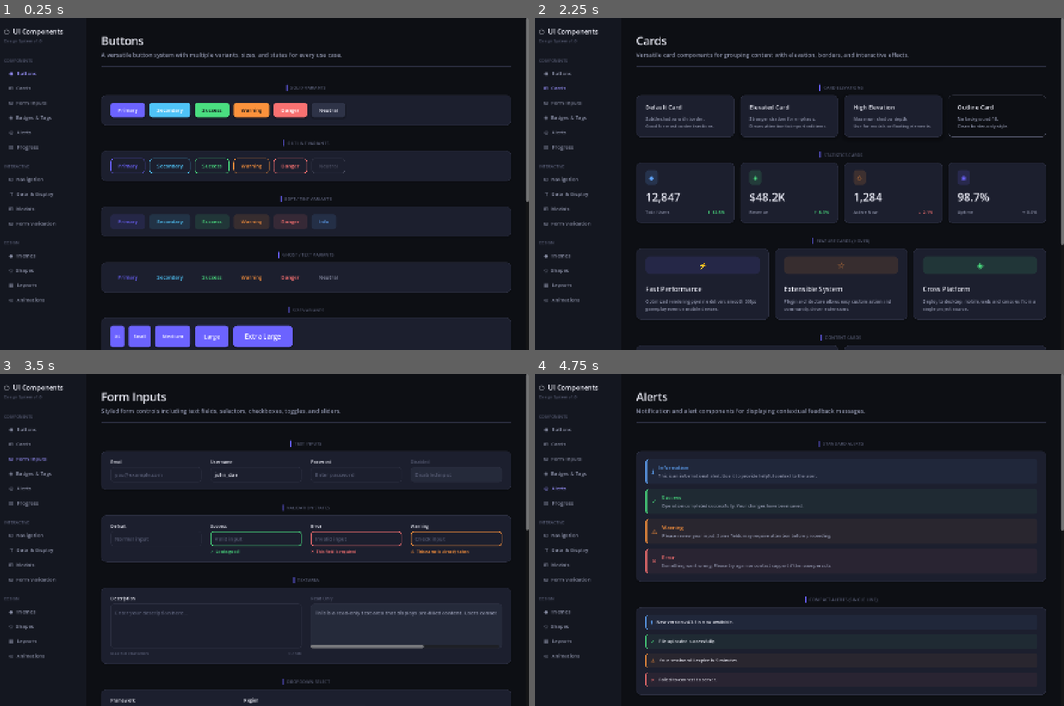
Above: before the commit, frames 1-4 (two rows, left to right).
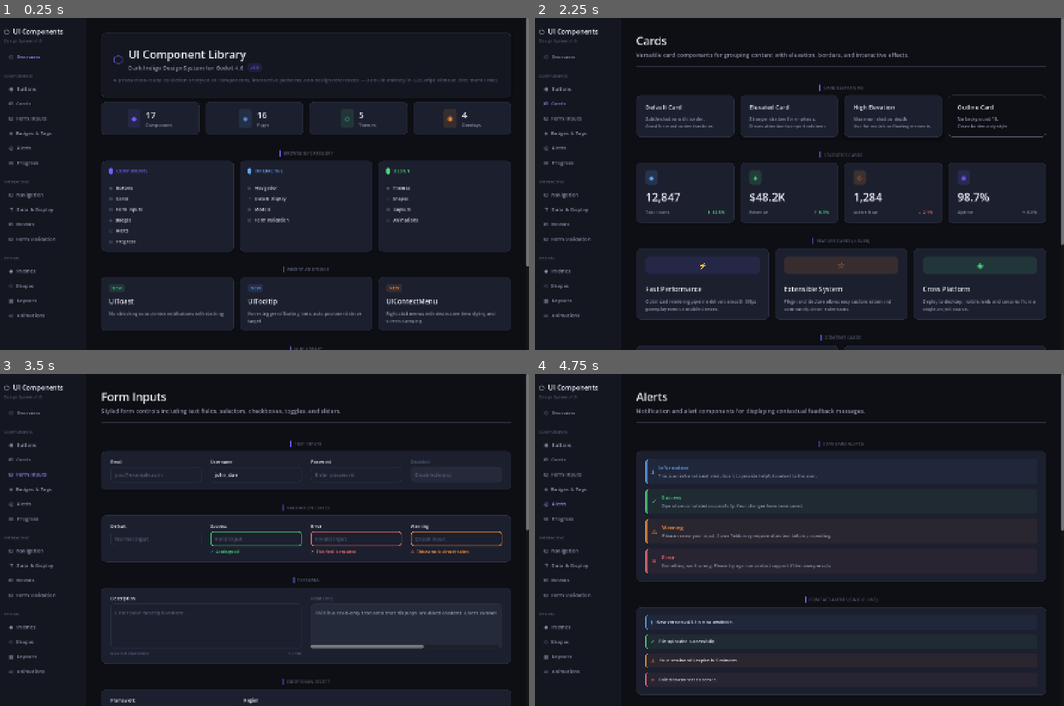
Above: after the commit, the same moments.

Repository: Cai-ki/godot-component-library
Game: Godot game, scene res://scenes/main.tscn
Two runs of this game, one before a commit and one after it. Both use one fixed random seed, a clock stepped at 60 frames per second and the inputs below.
Inputs (mouse positions are in pixels of both pictures, inside the frame that each line leads up to):
- Up to frame 1 (0.25 s): no input
- Up to frame 2 (2.25 s): click "◉ Buttons" at 0.5 s; click (577, 57) at 1.25 s, where only the run after the commit has a clickable "⬡ Overview"; click "⊞ Cards" at 2 s
- Up to frame 3 (3.5 s): click "⊟ Form Inputs" at 2.75 s
- Up to frame 4 (4.75 s): click "◈ Badges & Tags" at 3.5 s; click "◎ Alerts" at 4.25 s

The runs differ from the first frame. In frame 1, 35% of the frame differs, in the area x 0-100%, y 4-100%; in frame 2, 1.0%; in frame 3, 1.0%; in frame 4, 1.0%.

Commit message:
feat: add Home/Overview landing page as default entry
Hero section with project title and version badge, 4 stat cards
(Components/Pages/Themes/Overlays), 3-column category browser listing
all 16 pages, Recent Additions cards for new overlay components, and
Quick Start code snippet showing import workflow. Sidebar gets a new
Overview nav item at the top; app defaults to home instead of buttons.

Diff:
--- a/scripts/main.gd
+++ b/scripts/main.gd
@@ -1,13 +1,13 @@
 extends Node
 
-var current_page: String = "buttons"
+var current_page: String = "home"
 var nav_buttons: Dictionary = {}
 var content_container: VBoxContainer
 
 
 func _ready() -> void:
 	_build_shell()
-	_navigate_to("buttons")
+	_navigate_to("home")
 
 
 # =============================================
@@ -67,7 +67,11 @@
 
 	# Logo area
 	_build_logo(vbox)
-	UI.spacer(vbox, 16)
+	UI.spacer(vbox, 12)
+
+	# Home
+	_add_nav_button(vbox, "home", "⬡  Overview")
+	UI.spacer(vbox, 4)
 
 	# Separator
 	UI.sep(vbox, 0)
@@ -223,6 +227,8 @@
 	# Load page
 	current_page = page_id
 	match page_id:
+		"home":
+			HomePage.new().build(content_container)
 		"buttons":
 			ButtonsPage.new().build(content_container)
 		"cards":
--- /dev/null
+++ b/scripts/pages/home_page.gd
@@ -0,0 +1,226 @@
+class_name HomePage
+extends RefCounted
+
+
+func build(parent: Control) -> void:
+	_hero(parent)
+	_stats(parent)
+	_categories(parent)
+	_recent(parent)
+	_quick_start(parent)
+
+
+# =============================================
+# HERO
+# =============================================
+
+func _hero(parent: Control) -> void:
+	var panel := PanelContainer.new()
+	panel.size_flags_horizontal = Control.SIZE_EXPAND_FILL
+	var ps := UI.style(
+		UITheme.SURFACE_1, UITheme.RADIUS_LG,
+		1, UITheme.BORDER, 8, Color(0, 0, 0, 0.2), Vector2(0, 4)
+	)
+	panel.add_theme_stylebox_override("panel", ps)
+	parent.add_child(panel)
+
+	var m := MarginContainer.new()
+	m.add_theme_constant_override("margin_left",   32)
+	m.add_theme_constant_override("margin_right",  32)
+	m.add_theme_constant_override("margin_top",    36)
+	m.add_theme_constant_override("margin_bottom", 36)
+	panel.add_child(m)
+
+	var v := VBoxContainer.new()
+	v.add_theme_constant_override("separation", 12)
+	m.add_child(v)
+
+	# Title row
+	var title_row := HBoxContainer.new()
+	title_row.add_theme_constant_override("separation", 14)
+	title_row.alignment = BoxContainer.ALIGNMENT_CENTER
+	v.add_child(title_row)
+
+	var icon := UI.label("⬡", UITheme.FONT_3XL, UITheme.PRIMARY)
+	title_row.add_child(icon)
+
+	var title_v := VBoxContainer.new()
+	title_v.add_theme_constant_override("separation", 4)
+	title_row.add_child(title_v)
+	title_v.add_child(UI.label("UI Component Library", UITheme.FONT_3XL, UITheme.TEXT_PRIMARY))
+
+	var sub_row := HBoxContainer.new()
+	sub_row.add_theme_constant_override("separation", 10)
+	title_v.add_child(sub_row)
+	sub_row.add_child(UI.label("Dark Indigo Design System for Godot 4.6", UITheme.FONT_BASE, UITheme.TEXT_SECONDARY))
+	UI.soft_badge(sub_row, "v2.0", UITheme.PRIMARY, UITheme.RADIUS_PILL, 10, 3, UITheme.FONT_XS)
+
+	UI.h_expand(title_row)
+
+	# Description
+	var desc := UI.label(
+		"A production-ready collection of styled UI components, interactive patterns, "
+		+ "and design references — all built entirely in GDScript without .tres theme files.",
+		UITheme.FONT_MD, UITheme.TEXT_MUTED
+	)
+	desc.autowrap_mode = TextServer.AUTOWRAP_WORD
+	desc.horizontal_alignment = HORIZONTAL_ALIGNMENT_CENTER
+	v.add_child(desc)
+
+
+# =============================================
+# STATS
+# =============================================
+
+func _stats(parent: Control) -> void:
+	var row := UI.hbox(parent, 16)
+
+	_stat(row, "17", "Components",  UITheme.PRIMARY, "◆")
+	_stat(row, "16", "Pages",       UITheme.INFO,    "◈")
+	_stat(row, "5",  "Themes",      UITheme.SUCCESS, "◇")
+	_stat(row, "4",  "Overlays",    UITheme.WARNING, "◉")
+
+
+func _stat(parent: Control, value: String, label: String, color: Color, icon: String) -> void:
+	var card_v := UI.card(parent, 20, 18)
+
+	var h := HBoxContainer.new()
+	h.add_theme_constant_override("separation", 14)
+	h.alignment = BoxContainer.ALIGNMENT_CENTER
+	card_v.add_child(h)
+
+	# Icon chip
+	var chip := PanelContainer.new()
+	chip.add_theme_stylebox_override("panel", UI.style(
+		Color(color.r, color.g, color.b, 0.12), UITheme.RADIUS_MD,
+		0, Color.TRANSPARENT, 0, Color.TRANSPARENT, Vector2.ZERO, 10, 10
+	))
+	h.add_child(chip)
+	var cc := CenterContainer.new()
+	chip.add_child(cc)
+	cc.add_child(UI.label(icon, UITheme.FONT_LG, color))
+
+	# Value + label
+	var v := VBoxContainer.new()
+	v.add_theme_constant_override("separation", 2)
+	h.add_child(v)
+	v.add_child(UI.label(value, UITheme.FONT_2XL, UITheme.TEXT_PRIMARY))
+	v.add_child(UI.label(label, UITheme.FONT_SM, UITheme.TEXT_SECONDARY))
+
+
+# =============================================
+# CATEGORY OVERVIEW
+# =============================================
+
+func _categories(parent: Control) -> void:
+	UI.section(parent, "Browse by Category")
+	var row := UI.hbox(parent, 16)
+
+	_category_card(row, "COMPONENTS", UITheme.PRIMARY, [
+		["◉", "Buttons"],  ["⊞", "Cards"],      ["⊟", "Form Inputs"],
+		["◈", "Badges"],   ["◎", "Alerts"],      ["▤", "Progress"],
+	])
+	_category_card(row, "INTERACTIVE", UITheme.INFO, [
+		["⊡", "Navigation"],  ["⊤", "Data & Display"],
+		["⊞", "Modals"],      ["⊟", "Form Validation"],
+	])
+	_category_card(row, "DESIGN", UITheme.SUCCESS, [
+		["◆", "Themes"],    ["◇", "Shapes"],
+		["▦", "Layouts"],   ["◎", "Animations"],
+	])
+
+
+func _category_card(parent: Control, title: String, accent: Color, items: Array) -> void:
+	var card_v := UI.card(parent, 20, 18)
+
+	# Header with accent dot
+	var header := HBoxContainer.new()
+	header.add_theme_constant_override("separation", 10)
+	card_v.add_child(header)
+	var dot := PanelContainer.new()
+	dot.custom_minimum_size = Vector2(10, 10)
+	dot.add_theme_stylebox_override("panel", UI.style(accent, UITheme.RADIUS_PILL))
+	header.add_child(dot)
+	header.add_child(UI.label(title, UITheme.FONT_SM, accent))
+
+	UI.sep(card_v, 2)
+
+	# Item list
+	for item: Array in items:
+		var item_row := HBoxContainer.new()
+		item_row.add_theme_constant_override("separation", 8)
+		card_v.add_child(item_row)
+		item_row.add_child(UI.label(item[0], UITheme.FONT_SM, UITheme.TEXT_MUTED))
+		item_row.add_child(UI.label(item[1], UITheme.FONT_SM, UITheme.TEXT_PRIMARY))
+
+
+# =============================================
+# RECENT ADDITIONS
+# =============================================
+
+func _recent(parent: Control) -> void:
+	UI.section(parent, "Recent Additions")
+	var row := UI.hbox(parent, 16)
+
+	_recent_card(row, "UIToast",       UITheme.SUCCESS, "Non-blocking auto-dismiss notifications with stacking.")
+	_recent_card(row, "UITooltip",     UITheme.INFO,    "Hover-triggered floating hints, auto-positioned above target.")
+	_recent_card(row, "UIContextMenu", UITheme.WARNING, "Right-click menus with destructive item styling and screen clamping.")
+
+
+func _recent_card(parent: Control, title: String, accent: Color, desc: String) -> void:
+	var card_v := UI.hoverable_card(parent, accent, 20, 18)
+
+	var badge_row := HBoxContainer.new()
+	badge_row.add_theme_constant_override("separation", 0)
+	card_v.add_child(badge_row)
+	UI.soft_badge(badge_row, "NEW", accent, UITheme.RADIUS_SM, 8, 3, UITheme.FONT_XS)
+	UI.h_expand(badge_row)
+
+	card_v.add_child(UI.label(title, UITheme.FONT_LG, UITheme.TEXT_PRIMARY))
+
+	var d := UI.label(desc, UITheme.FONT_SM, UITheme.TEXT_SECONDARY)
+	d.autowrap_mode = TextServer.AUTOWRAP_WORD
+	card_v.add_child(d)
+
+
+# =============================================
+# QUICK START
+# =============================================
+
+func _quick_start(parent: Control) -> void:
+	UI.section(parent, "Quick Start")
+	var card_v := UI.card(parent, 24, 20)
+
+	card_v.add_child(UI.label(
+		"Copy any component folder + scripts/theme.gd to your project:",
+		UITheme.FONT_SM, UITheme.TEXT_SECONDARY
+	))
+
+	var code_panel := PanelContainer.new()
+	code_panel.size_flags_horizontal = Control.SIZE_EXPAND_FILL
+	code_panel.add_theme_stylebox_override("panel", UI.style(
+		UITheme.SURFACE_1, UITheme.RADIUS_MD, 1, UITheme.BORDER,
+		0, Color.TRANSPARENT, Vector2.ZERO, 16, 14
+	))
+	card_v.add_child(code_panel)
+
+	var code := VBoxContainer.new()
+	code.add_theme_constant_override("separation", 4)
+	code_panel.add_child(code)
+
+	var lines := [
+		["# 1. Copy files",                                  UITheme.TEXT_MUTED],
+		["components/toast/ui_toast.gd",                     UITheme.SUCCESS],
+		["scripts/theme.gd",                                 UITheme.SUCCESS],
+		["",                                                  UITheme.TEXT_MUTED],
+		["# 2. Use in your scene",                           UITheme.TEXT_MUTED],
+		["var toast := UIToast.new()",                        UITheme.PRIMARY_LIGHT],
+		["add_child(toast)",                                  UITheme.PRIMARY_LIGHT],
+		["toast.show_toast(\"Saved!\", UIToast.ToastType.SUCCESS)", UITheme.PRIMARY_LIGHT],
+	]
+
+	for line: Array in lines:
+		if (line[0] as String).is_empty():
+			UI.spacer(code, 2)
+		else:
+			code.add_child(UI.label(line[0] as String, UITheme.FONT_SM, line[1] as Color))
